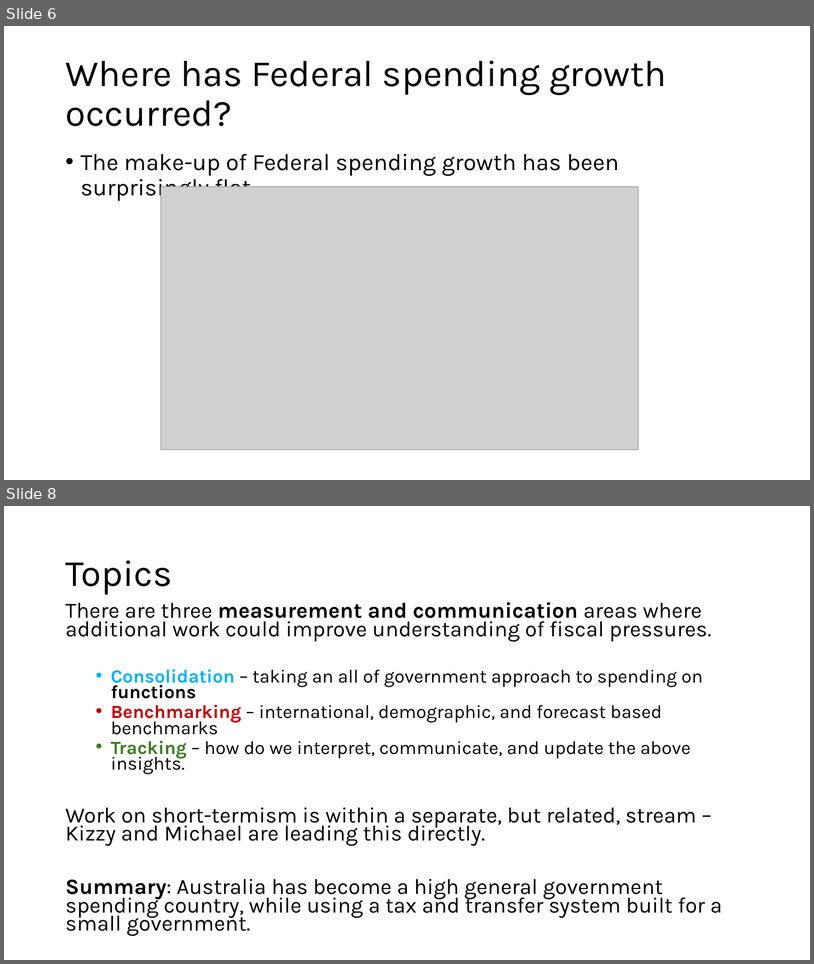
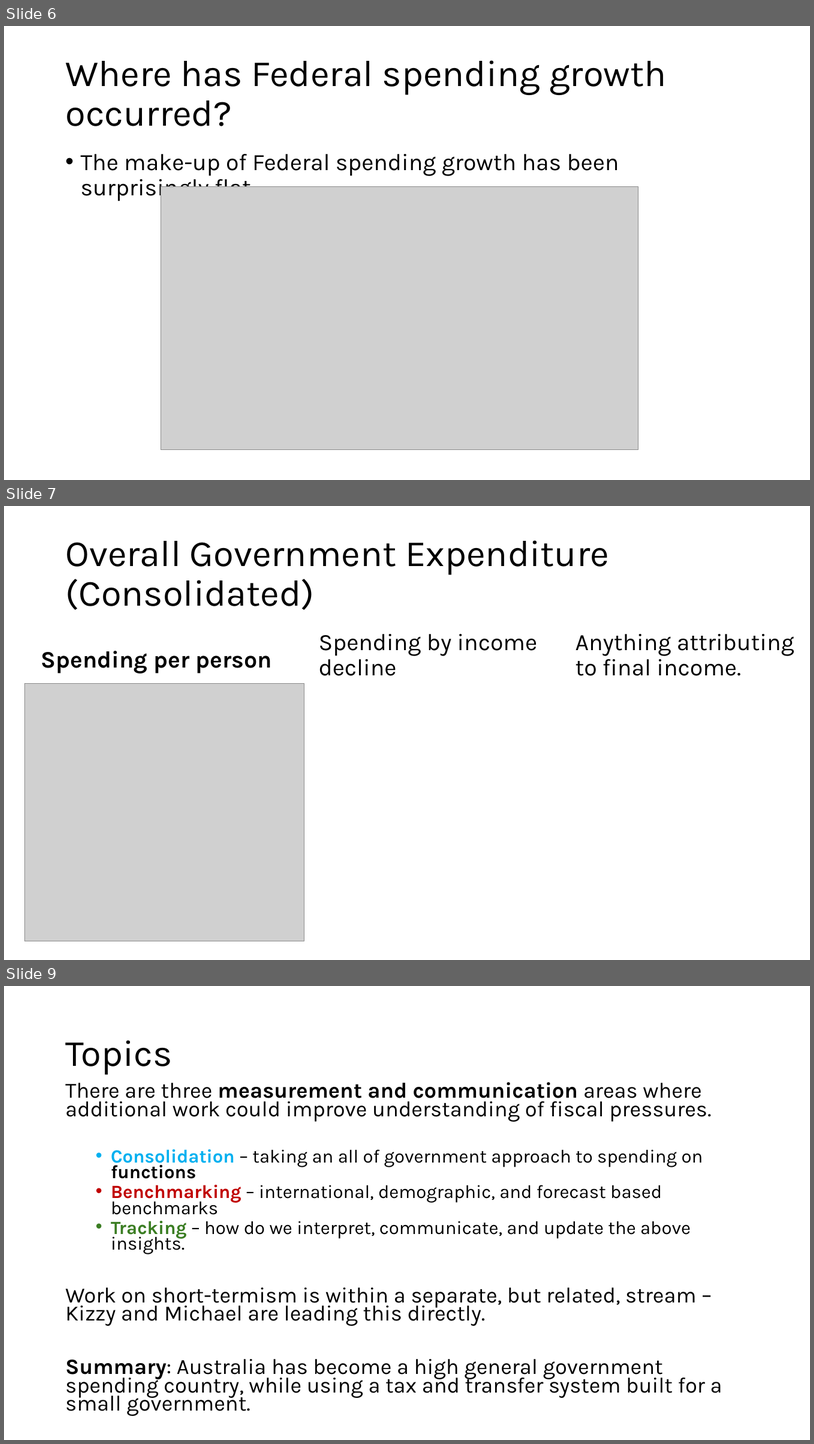
Before and after one commit to Zjub/TVHENZ, a slide deck: e61 Projects/Fiscal sustainability/OECD comparison/Initial external plans.pptx. Shown one above the other, each under a label of ours: slides 6 and 8 before the commit, slides 6, 7 and 9 after it; the slides between them are not shown. The pictures are 814x964 and 814x1444 pixels, drawn with LibreOffice and Linux fonts; fonts in the diff are those of the drawing; grey boxes stand for pictures. Boxes give left, top, right and bottom in pixels: in the first picture for what was removed or moved away, otherwise in the second. Text is boxed around its words. In the diff, an @@ line names an element or a change of style, - is before the commit and + after.

```diff
--- a/e61 Projects/Fiscal sustainability/OECD comparison/Initial external plans.pptx
+++ b/e61 Projects/Fiscal sustainability/OECD comparison/Initial external plans.pptx
@@ slide 7 added at [4, 506, 810, 960], background #FFFFFF @@
@@ title added at [65, 540, 609, 610], 44 pt, text #000000 @@
+Overall Government Expenditure (Consolidated)
@@ text added at [319, 634, 538, 676], 28 pt, text #000000 @@
+Spending by income decline
@@ text added at [576, 634, 795, 676], 28 pt, text #000000 @@
+Anything attributing to final income.
@@ text added at [41, 651, 272, 673], 28 pt, text #000000, bold @@
+Spending per person
@@ picture added at [24, 683, 304, 941] @@
@@ what was slide 8 is now slide 9 @@
```
Also in this commit, not shown: 3 slides changed, 18 other files.
